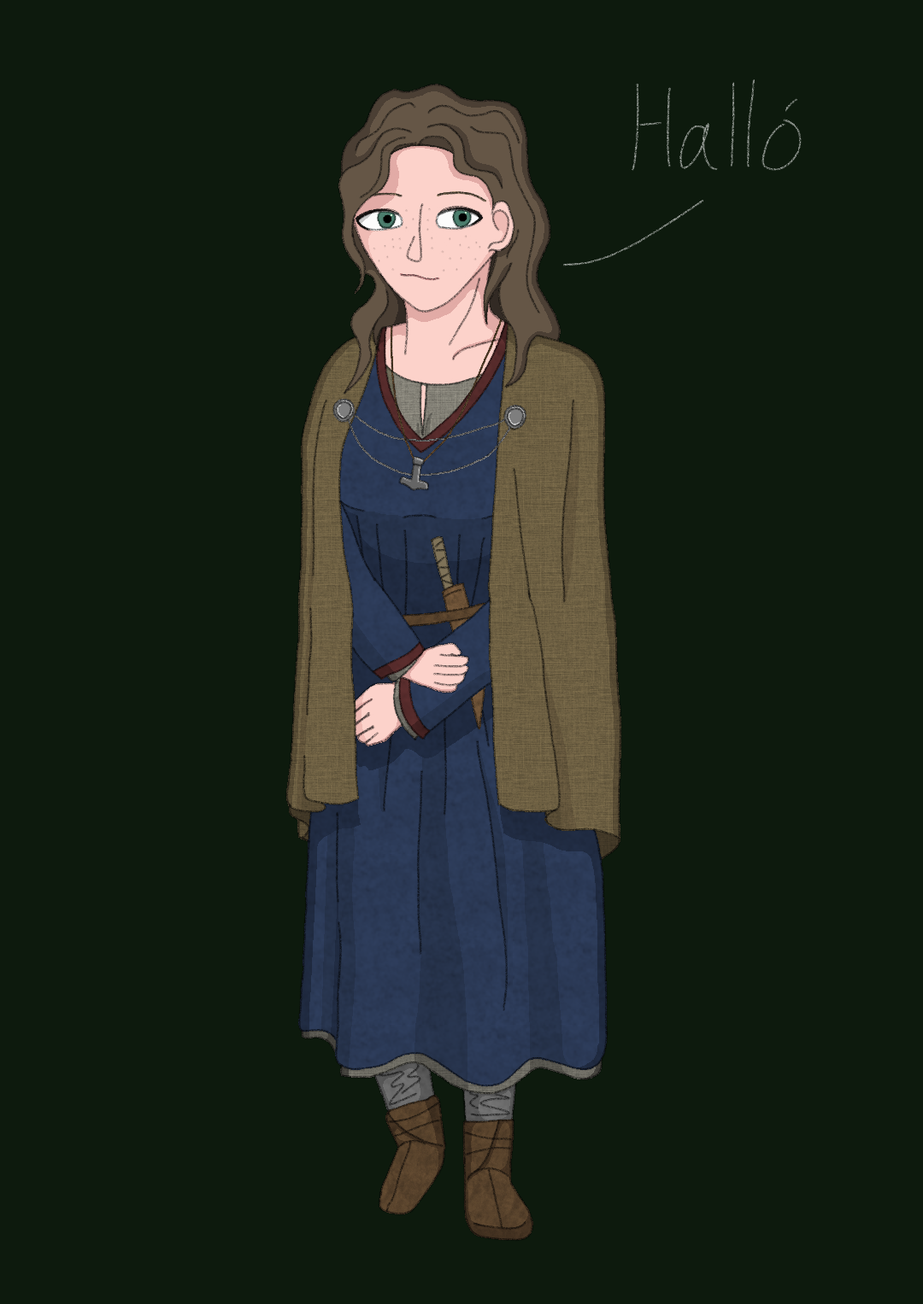
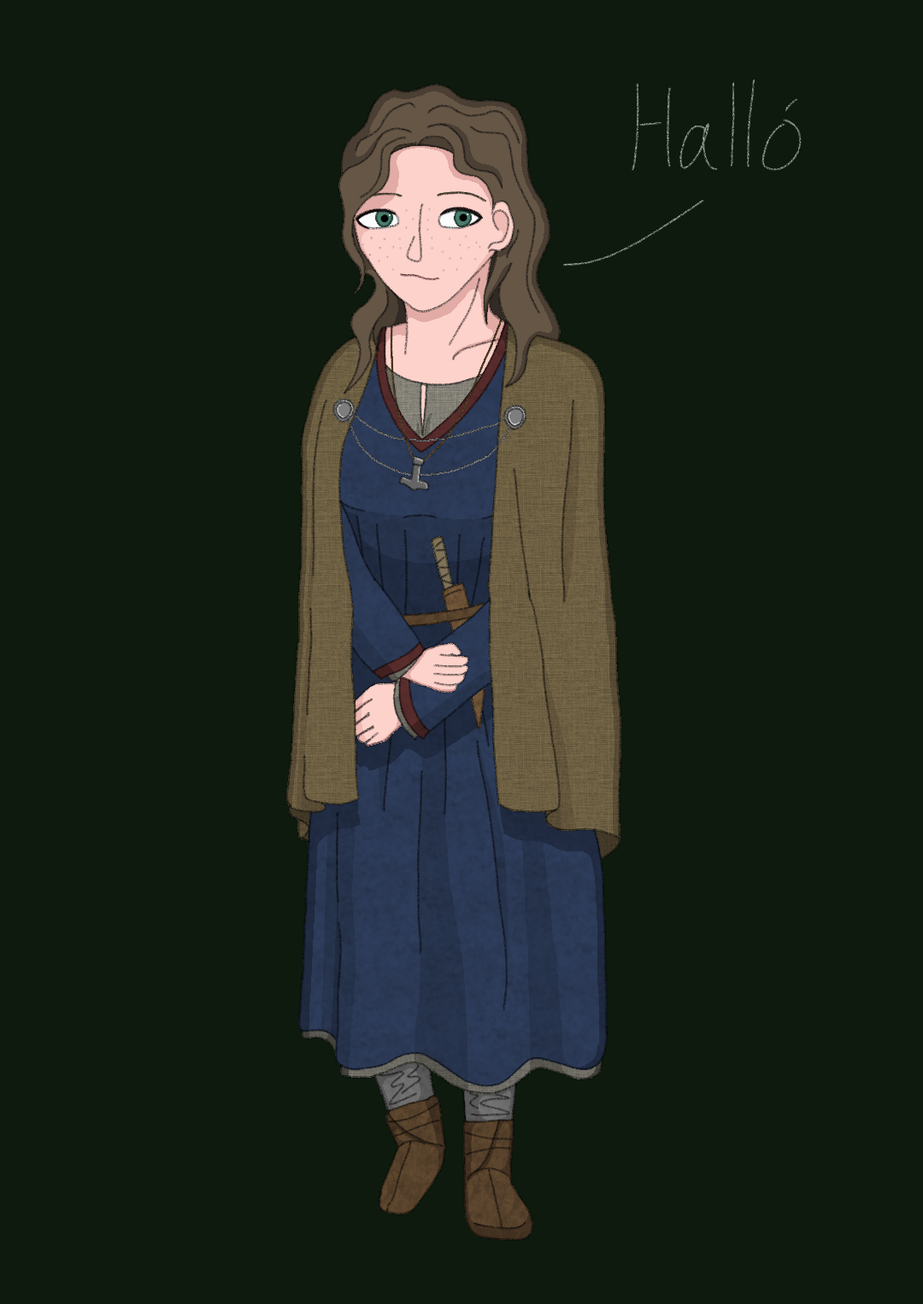
Two versions of the same layered image (923x1304). Layer-by-layer changes:
painted on "color" over [353,207,496,312]
painted on "background" over [351,205,499,356]
